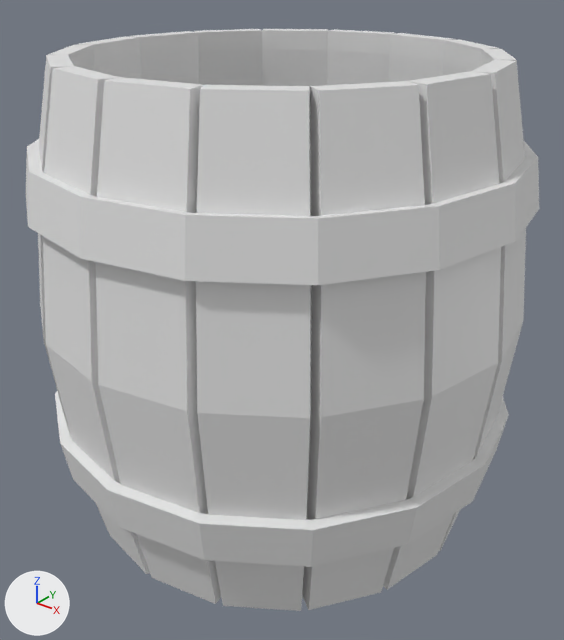
One commit to the FBX model Environment/Barrels/SM_Barrel_Open.fbx: the scene before it, then after it.
Before and after are seen from a camera (50 mm lens) standing at (1.275, -1.587, 1.537) and looking at (0.026, -0.026, 0.569). Every picture has the same lights, and +X, +Y and +Z are marked at lower left. The first picture is the older version.

Before the edit, the objects in view are built like this:
```python
mat_ms_wood = principled_material('MS_Wood')
mat_ms_wood.base_color = (0.8, 0.8, 0.8)  # white #e7e7e7
me_cylinder_006 = bpy.data.meshes.new('Cylinder.006')
me_cylinder_006.from_pydata(...)  # 457 vertices, 464 faces; spans x -0.664..0.664, y -0.664..0.664, z 0.0..1.29
me_cylinder_006.materials.append(mat_ms_wood)  # white #e7e7e7
ob_barrel_o = bpy.data.objects.new('Barrel_O', me_cylinder_006)
ob_barrel_o.location = (0.0, 0.0, 0.0)
```
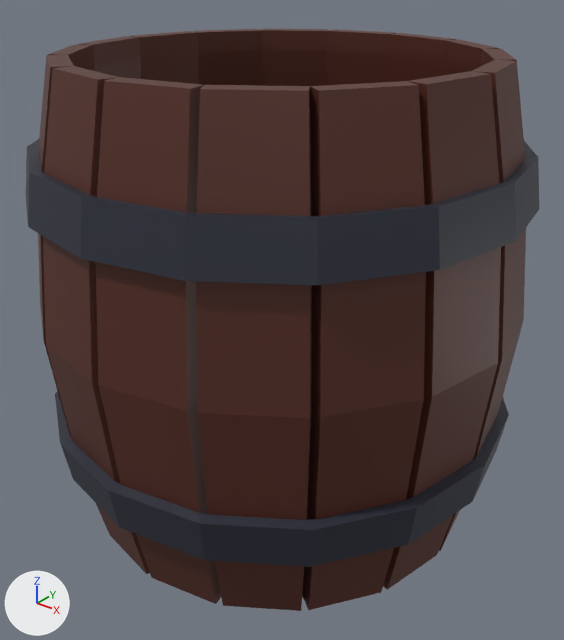
Edits to the bpy script that builds the scene:
```text
Change mat_ms_wood:
    mat_ms_wood.base_color: (0.8, 0.8, 0.8) -> (0.0885, 0.022, 0.0127)  # white #e7e7e7 -> brown #54291e
Add mat_ms_metal:
    mat_ms_metal = principled_material('MS_Metal')
    mat_ms_metal.base_color = (0.0248, 0.028, 0.0448)  # dark blue #2c2f3c
Change me_cylinder_006:
    where me_cylinder_006.from_pydata(...)  # 457 vertices, 464 faces; spans x -0.664..0.664, y -0.664..0.664, z 0.0..1.29
    used by ob_barrel_o; location = (0.0, 0.0, 0.0)
    me_cylinder_006 part 1: 32 of the faces centred in x -0.628..0.628, y -0.628..0.628, z 0.283..0.348 switch from mat_ms_wood (white #e7e7e7) to mat_ms_metal (dark blue #2c2f3c)
    me_cylinder_006 part 2: 32 of the faces centred in x -0.628..0.628, y -0.628..0.628, z 1.007..1.068 switch from mat_ms_wood (white #e7e7e7) to mat_ms_metal (dark blue #2c2f3c)
```

Pixel boxes (x1, y1, x2, y2) of what changed, in the pictures (564 x 640 px):
'Barrel_O', recoloured (white to brown)
    both: (26, 29, 539, 611)
part 1 of me_cylinder_006, recoloured (white to dark blue)
    both: (55, 391, 509, 567)
part 2 of me_cylinder_006, recoloured (white to dark blue)
    both: (26, 139, 539, 285)
